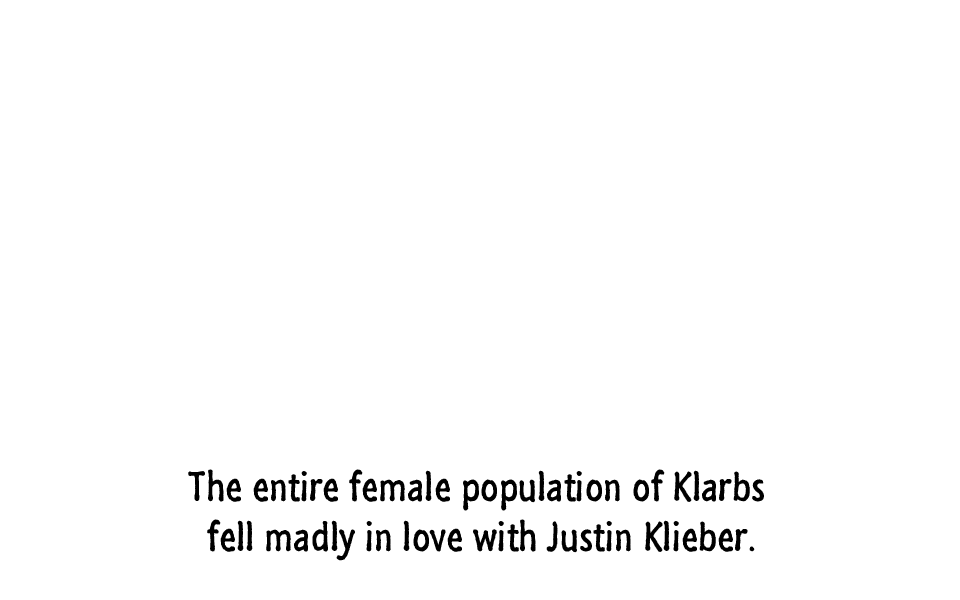
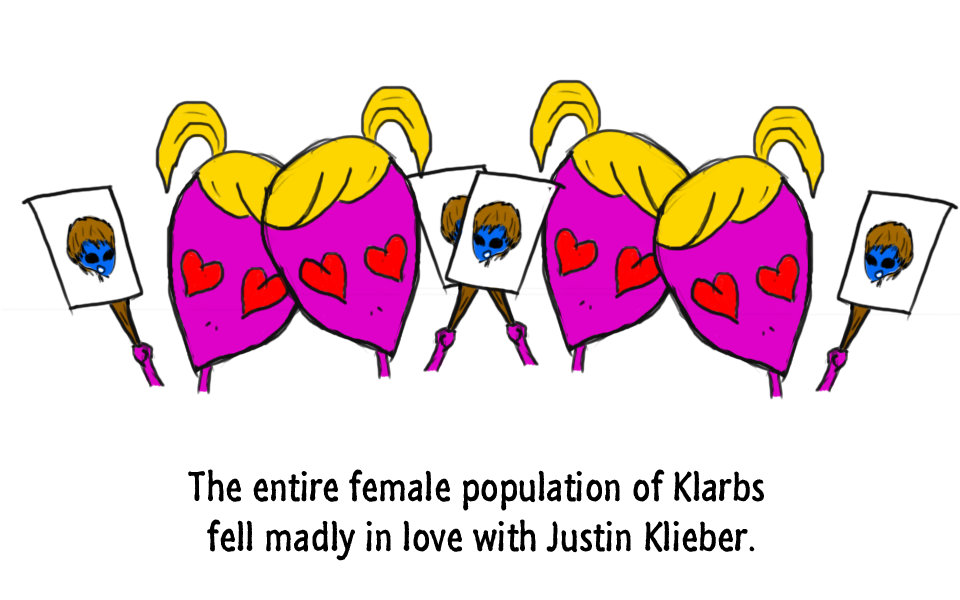
Before/after of a w=960, h=600 layered artwork. What changed in the layer stack:
added layer "Layer 3 copy" above "Layer 3" over bbox(652, 105, 960, 400)
added layer "Layer 3" above "Layer 4 copy" over bbox(260, 85, 782, 381)
added layer "Layer 4 copy" above "Layer 4" over bbox(375, 79, 702, 375)
added layer "Layer 4" above "Layer 1" over bbox(1, 100, 328, 395)
removed layer "Background" over bbox(1, 79, 960, 400)
